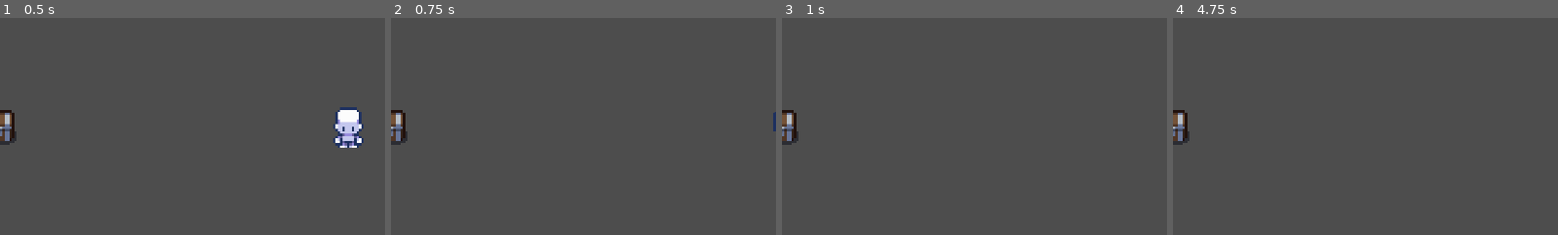
Above: before the commit, frames 1-4 (left to right).
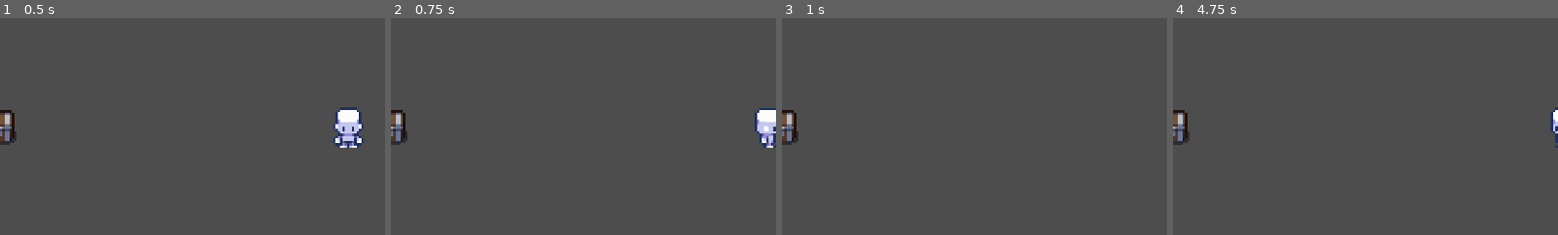
Above: after the commit, the same moments.

Repository: jpsalim21/LootPacker
Game: Godot game, scene res://CenaTeste.tscn
The game is run twice, just before and just after one commit, with the same random seed, the same clock (stepped at 60 frames per second) and the same inputs. The engine's default icon, where the game draws it, is replaced by a stand-in: a white triangle on a blue panel in a dark square.
Inputs:
- Up to frame 1 (0.5 s): no input
- Up to frame 2 (0.75 s): tap Enter at 0.5 s; hold D (direita) from 0.53 s (still down); hold E (interact) from 0.53 s (still down)
- Up to frame 3 (1 s): keep holding D (direita); keep holding E (interact)
- Up to frame 4 (4.75 s): tap Space at 1.25, 2.75, 4.25 s; release D (direita) at 1.28 s; release E (interact) at 1.28 s; hold S (baixo) 1.28-2.03 s; tap E (interact) at 1.35, 2.85, 4.35 s; tap Enter at 2, 3.5 s; hold D (direita) 2.03-2.78 s; hold E (interact) 2.03-2.78 s; hold W (cima) 2.78-3.53 s; hold E (interact) 3.53-4.28 s; hold A (esquerda) from 3.53 s (still down)
The pictures show only the part of the screen within x 50-100%, y 40-90%; the shares and areas given below are measured in that part.

Frame 1 is identical in both runs. In frame 2, 0.9% of the frame differs, in the area x 94-100%, y 41-60%; in frame 3, nothing differs; in frame 4, 0.3%.

Commit message:
Adiciona movimento animado em oito direções

Diff:
--- a/Scripts/Player.gd
+++ b/Scripts/Player.gd
@@ -1,7 +1,7 @@
 extends CharacterBody2D
 class_name Player
 
-const SPEED = 100.0
+const SPEED = 60.0
 var directionVector = Vector2.ZERO
 var animation = ""
 @onready var animatedSprite : AnimatedSprite2D = $AnimatedSprite2D
@@ -21,10 +21,18 @@
 	move_and_slide()
 
 func update_animation():
-	if velocity.y < 0 and velocity.x == 0:
+	if velocity.y < 0:
 		animation = "Up"
-	elif velocity.y > 0 and velocity.x == 0:
+		if velocity.x != 0:
+			animation = "DiagonalUp"
+	elif velocity.y > 0:
 		animation = "Down"
+		if velocity.x > 0:
+			animation = "DiagonalDown"
+			animatedSprite.flip_h = false
+		elif velocity.x < 0:
+			animation = "DiagonalDown"
+			animatedSprite.flip_h = true
 	elif velocity.x < 0:
 		animation = "Side"
 		animatedSprite.flip_h = true
